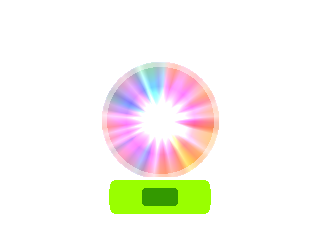
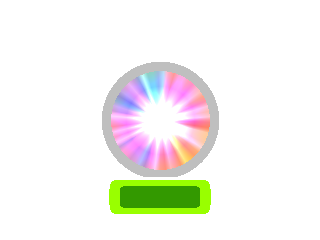
Two versions of the same layered image (320 × 240). Layer-by-layer changes:
added layer "volume_bg.png copy" above "halo" over box(109, 71, 211, 208)
renamed "volume_bg.png" to "halo", opacity 100% → 25%, painted on it over box(102, 62, 219, 208)
